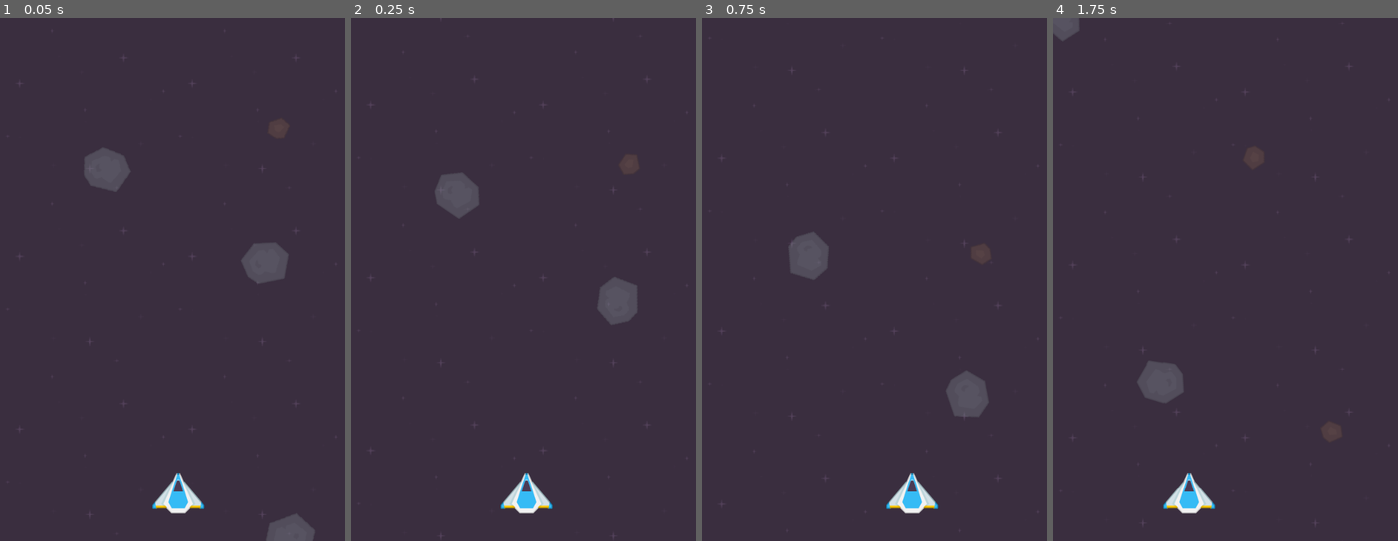
Above: before the commit, frames 1-4 (left to right).
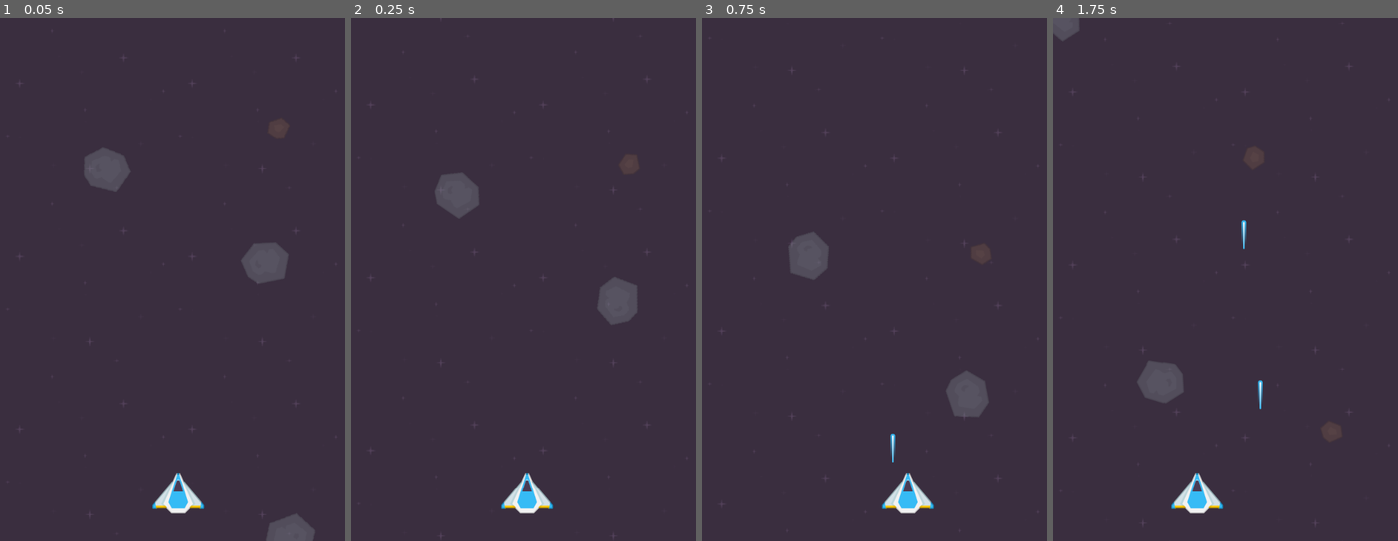
Above: after the commit, the same moments.

Repository: grabatui/godot-top-down-shooter-test
Game: Godot game, scene res://Scenes/world.tscn
Same seed, same stepped clock (60 frames per second), same inputs: the game is played once before the commit and once after it.
Inputs (mouse positions are in pixels of both pictures, inside the frame that each line leads up to):
- Up to frame 1 (0.05 s): no input
- Up to frame 2 (0.25 s): no input
- Up to frame 3 (0.75 s): move the mouse to (950, 253) at 0.52 s; click (950, 253) at 0.6 s
- Up to frame 4 (1.75 s): move the mouse to (1156, 305) at 1.27 s; click (1156, 305) at 1.35 s

Frame 1 is identical in both runs. In frame 2, 0.2% of the frame differs, in the area x 43-59%, y 87-95%; in frame 3, 0.6%; in frame 4, 0.8%, in the area x 31-61%, y 38-95%.

Commit message:
Simple laser shoot

Diff:
--- a/Scenes/player.tscn
+++ b/Scenes/player.tscn
@@ -1,13 +1,18 @@
-[gd_scene load_steps=3 format=3 uid="uid://d15h4mm4cc781"]
+[gd_scene load_steps=4 format=3 uid="uid://d15h4mm4cc781"]
 
 [ext_resource type="Script" path="res://Scripts/Scenes/player.gd" id="1_bwfyb"]
 [ext_resource type="Texture2D" uid="uid://c16ptmsua30hm" path="res://Resources/PNG/playerShip3_blue.png" id="1_ml2i6"]
+[ext_resource type="Texture2D" uid="uid://wq3bnv1rwlau" path="res://Resources/PNG/Lasers/laserBlue01.png" id="2_78pwn"]
 
 [node name="Player" type="CharacterBody2D"]
 script = ExtResource("1_bwfyb")
+laser_projectile = ExtResource("2_78pwn")
 
 [node name="CollisionPolygon2D" type="CollisionPolygon2D" parent="."]
 polygon = PackedVector2Array(-50, 27, -1, -39, 49, 26, 0, 38)
 
 [node name="PlayerShip3Blue" type="Sprite2D" parent="."]
 texture = ExtResource("1_ml2i6")
+
+[node name="ShootMarker" type="Marker2D" parent="."]
+position = Vector2(0, -38)
--- a/Scenes/world.tscn
+++ b/Scenes/world.tscn
@@ -22,8 +22,9 @@
 [ext_resource type="Texture2D" uid="uid://da8mvwow10ohu" path="res://Resources/PNG/Meteors/meteorGrey_small1.png" id="19_1ouad"]
 [ext_resource type="Texture2D" uid="uid://dwq8rikipgwyo" path="res://Resources/PNG/Meteors/meteorGrey_small2.png" id="20_7tbaq"]
 
-[node name="World" type="Node2D"]
+[node name="World" type="Node2D" node_paths=PackedStringArray("player")]
 script = ExtResource("1_r6emj")
+player = NodePath("Player")
 
 [node name="Background" type="Node2D" parent="."]
 z_index = -10
@@ -42,4 +43,6 @@
 z_index = 10
 position = Vector2(337, 891)
 
+[node name="Lasers" type="Node2D" parent="."]
+
 [connection signal="timeout" from="Asteroids/Timer" to="Asteroids" method="_on_timer_timeout"]
--- a/Scripts/Scenes/player.gd
+++ b/Scripts/Scenes/player.gd
@@ -1,11 +1,19 @@
 extends CharacterBody2D
+class_name Player
 
 
-const SPEED = 3.0
+const INITIAL_SPEED = 150.0
+const INITIAL_LASER_SPEED = 400.0
 const ADDITIONAL_BORDER = 10.0
 
 
 @onready var player_sprite: Sprite2D = $PlayerShip3Blue
+@onready var shoot_marker: Marker2D = $ShootMarker
+
+
+@export var speed: float = INITIAL_SPEED
+@export var laser_speed: float = INITIAL_LASER_SPEED
+@export var laser_projectile: Texture
 
 
 var player_size: Vector2
@@ -19,11 +27,17 @@
 	right_border = (ProjectSettings.get('display/window/size/viewport_width') - (player_size.x / 2)) - ADDITIONAL_BORDER
 
 
-func _physics_process(_delta):
+func _process(_delta):
+	if Input.is_action_just_pressed('shoot'):
+		SignalsBus.player_shoot.emit(shoot_marker.global_position)
+
+
+func _physics_process(delta):
 	var mouse_position: Vector2 = get_global_mouse_position()
 
-	velocity = Vector2(mouse_position.x - global_position.x, 0) * SPEED
+	velocity = Vector2(mouse_position.x - global_position.x, 0) * (speed * delta)
 
+	# Do not move out borders
 	if (mouse_position.x > right_border and position.x >= right_border) or (mouse_position.x < left_border and position.x <= left_border):
 		velocity = Vector2.ZERO
 
--- a/Scripts/Scenes/world.gd
+++ b/Scripts/Scenes/world.gd
@@ -1,5 +1,35 @@
 extends Node2D
+
+
+var laser_projectile_template: Sprite2D
+
+
+@onready var player_lasers: Node2D = $Lasers
+
+
+@export var player: Player
 
 
 func _ready():
     Input.set_mouse_mode(Input.MOUSE_MODE_HIDDEN)
+
+    __set_laser_projectile_template()
+
+    SignalsBus.player_shoot.connect(__on_player_shoot)
+
+
+func _process(delta):
+    for laser in player_lasers.get_children():
+        laser.position.y -= player.laser_speed * delta
+
+
+func __set_laser_projectile_template() -> void:
+    laser_projectile_template = Sprite2D.new()
+    laser_projectile_template.texture = player.laser_projectile
+
+
+func __on_player_shoot(marker_position: Vector2) -> void:
+    var laser: Sprite2D = laser_projectile_template.duplicate()
+    laser.global_position = marker_position
+
+    player_lasers.add_child(laser)
--- /dev/null
+++ b/Scripts/SignalsBus.gd
@@ -0,0 +1,4 @@
+extends Node
+
+
+signal player_shoot(marker_position: Vector2)
--- a/project.godot
+++ b/project.godot
@@ -15,10 +15,16 @@
 config/features=PackedStringArray("4.1", "GL Compatibility")
 config/icon="res://icon.svg"
 
+[autoload]
+
+SignalsBus="*res://Scripts/SignalsBus.gd"
+
 [display]
 
 window/size/viewport_width=648
 window/size/viewport_height=980
+window/size/window_width_override=648
+window/size/window_height_override=980
 window/stretch/aspect="keep_width"
 window/handheld/orientation=1
 
